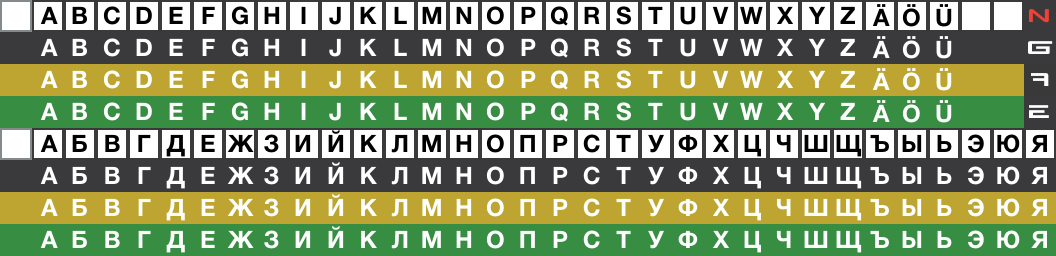
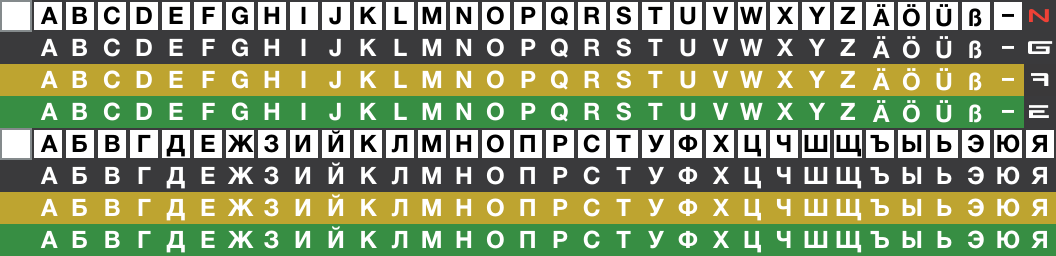
Layered file, before and after one edit (1056x256). Changes by layer:
added layer "–" in group "Latin black" over [1002, 13, 1014, 17]
added layer "ß" in group "Latin black" over [969, 8, 982, 27]
added layer "– #1" in group "Latin white" over [1002, 45, 1014, 49]
added layer "ß #1" in group "Latin white" over [969, 40, 982, 59]
added layer "– #3" in group "Latin white #1" over [1002, 77, 1014, 81]
added layer "ß #3" in group "Latin white #1" over [969, 72, 982, 91]
added layer "– #2" in group "Latin white #2" over [1002, 109, 1014, 113]
added layer "ß #2" in group "Latin white #2" over [969, 104, 982, 123]
